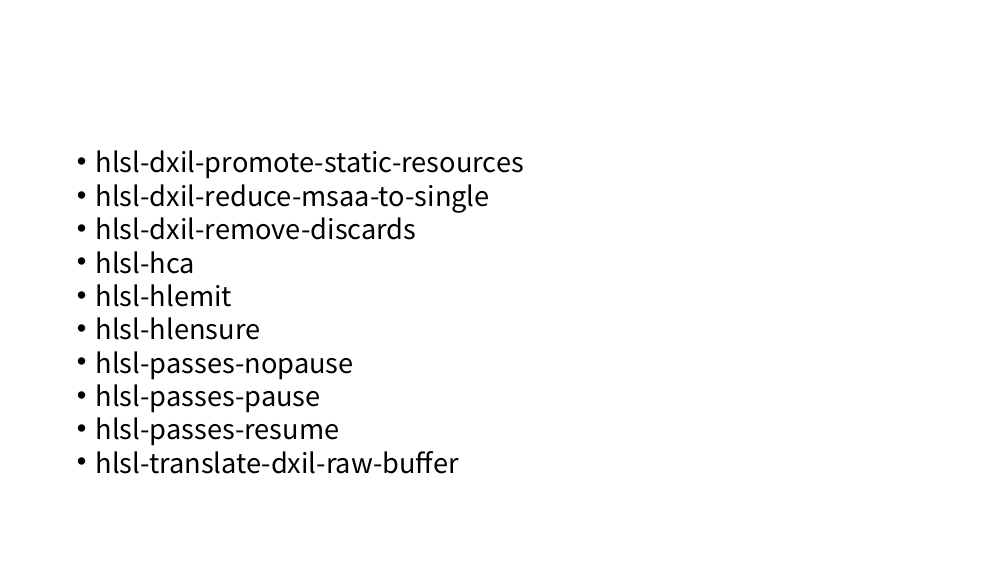
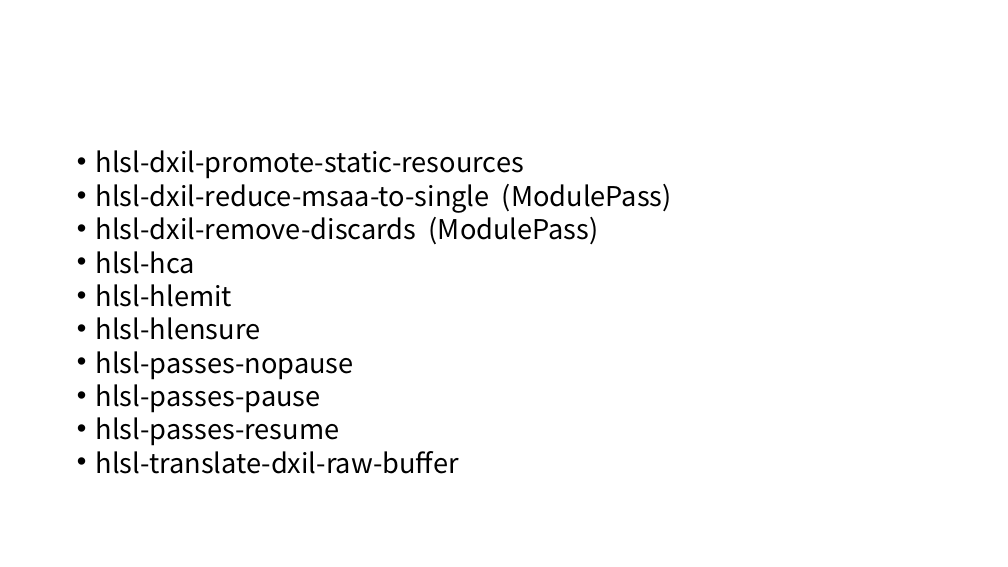
Before and after one commit to xiazhiqian/DXCompiler-Analysis, a slide deck: slide 4 of DirectXShaderCompiler.pptx. Drawn at 1008x567 pixels with LibreOffice and Linux fonts; fonts in the diff are those of the drawing. Boxes give left, top, right and bottom in pixels: in the first picture for what was removed or moved away, otherwise in the second. Text is boxed around its words. In the diff, an @@ line names an element or a change of style, - is before the commit and + after.

Commit message:
add hlsl-dxil-remove-discards && dxil-gvn-hoist

```diff
--- a/DirectXShaderCompiler.pptx
+++ b/DirectXShaderCompiler.pptx
@@ text at <box>96,178,672,245</box>: text changed @@
-• hlsl-dxil-reduce-msaa-to-single
-• hlsl-dxil-remove-discards
+• hlsl-dxil-reduce-msaa-to-single (ModulePass)
+• hlsl-dxil-remove-discards (ModulePass)
```
Also in this commit, not shown: 5 other slides changed, 4 slides added.
